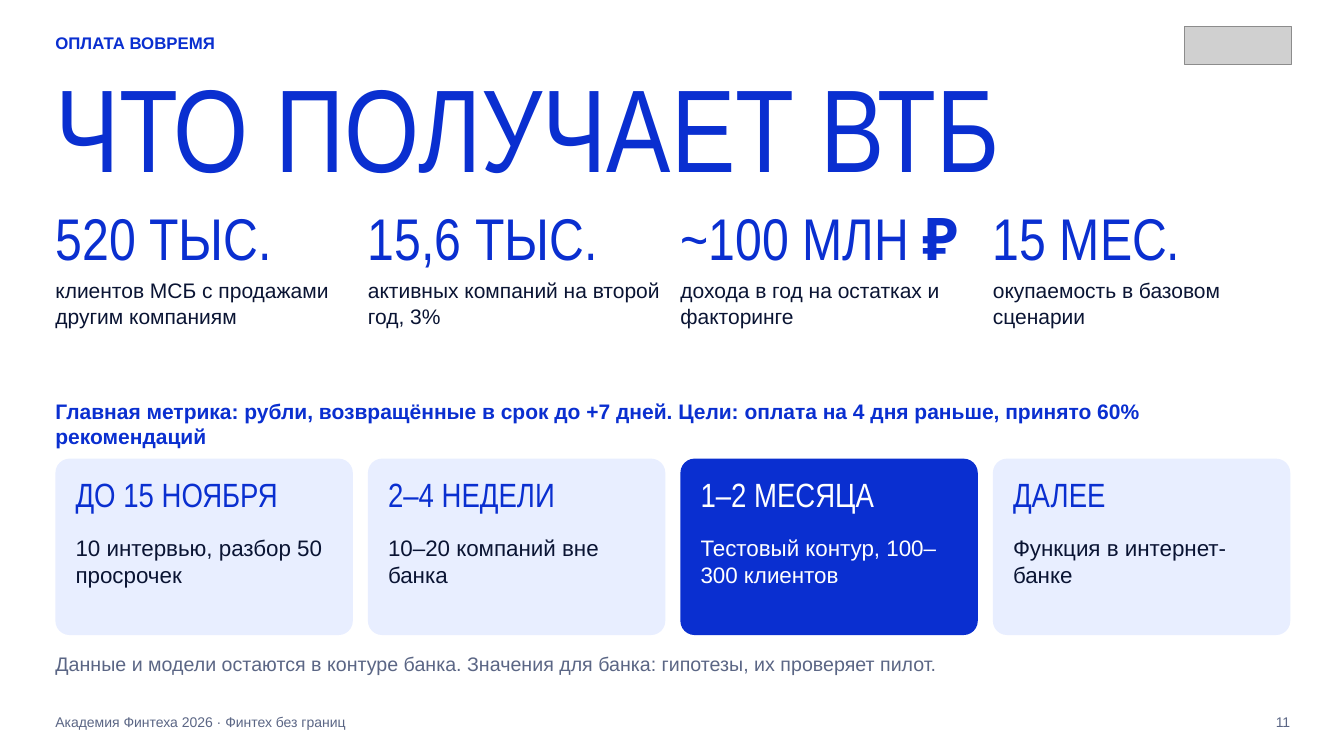
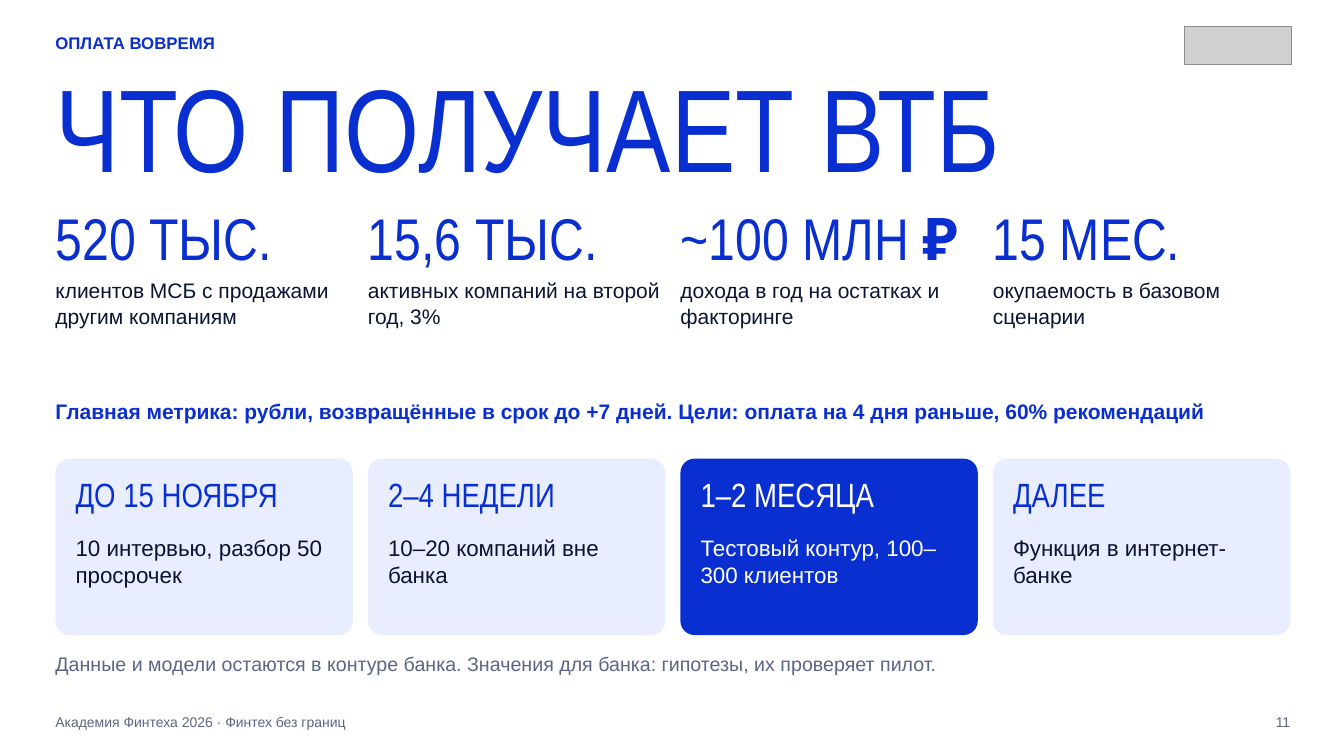
Before and after one commit to dementevma/oplata-vovremya, a slide deck: slide 11 of ПРЕЗЕНТАЦИЯ ОПЛАТА ВОВРЕМЯ.pptx. Drawn at 1344x756 pixels with LibreOffice and Linux fonts; fonts in the diff are those of the drawing; grey boxes stand for pictures. Boxes give left, top, right and bottom in pixels: in the first picture for what was removed or moved away, otherwise in the second. Text is boxed around its words. In the diff, an @@ line names an element or a change of style, - is before the commit and + after.

```diff
--- a/ПРЕЗЕНТАЦИЯ ОПЛАТА ВОВРЕМЯ.pptx
+++ b/ПРЕЗЕНТАЦИЯ ОПЛАТА ВОВРЕМЯ.pptx
@@ text at (55,403,1204,423): text changed @@
-Главная метрика: рубли, возвращённые в срок до +7 дней. Цели: оплата на 4 дня раньше, принято 60% рекомендаций
+Главная метрика: рубли, возвращённые в срок до +7 дней. Цели: оплата на 4 дня раньше, 60% рекомендаций
```
Also in this commit, not shown: 3 other slides changed, 7 other files.
